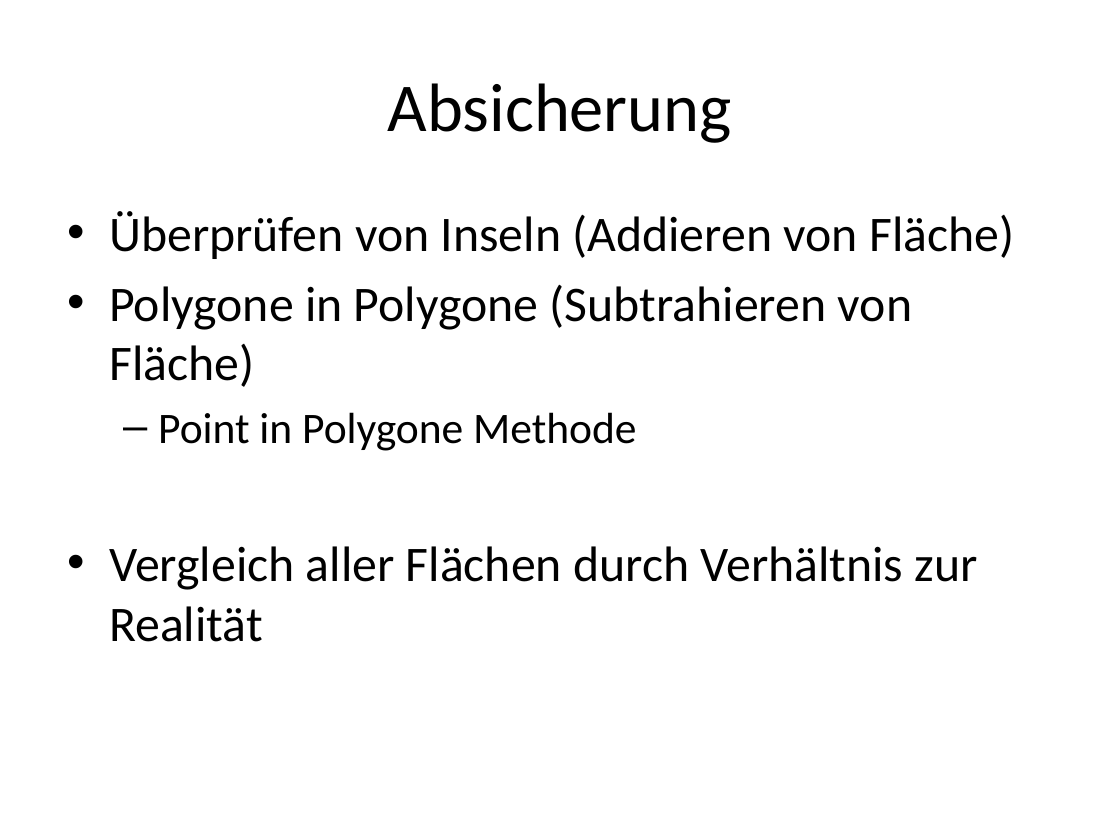
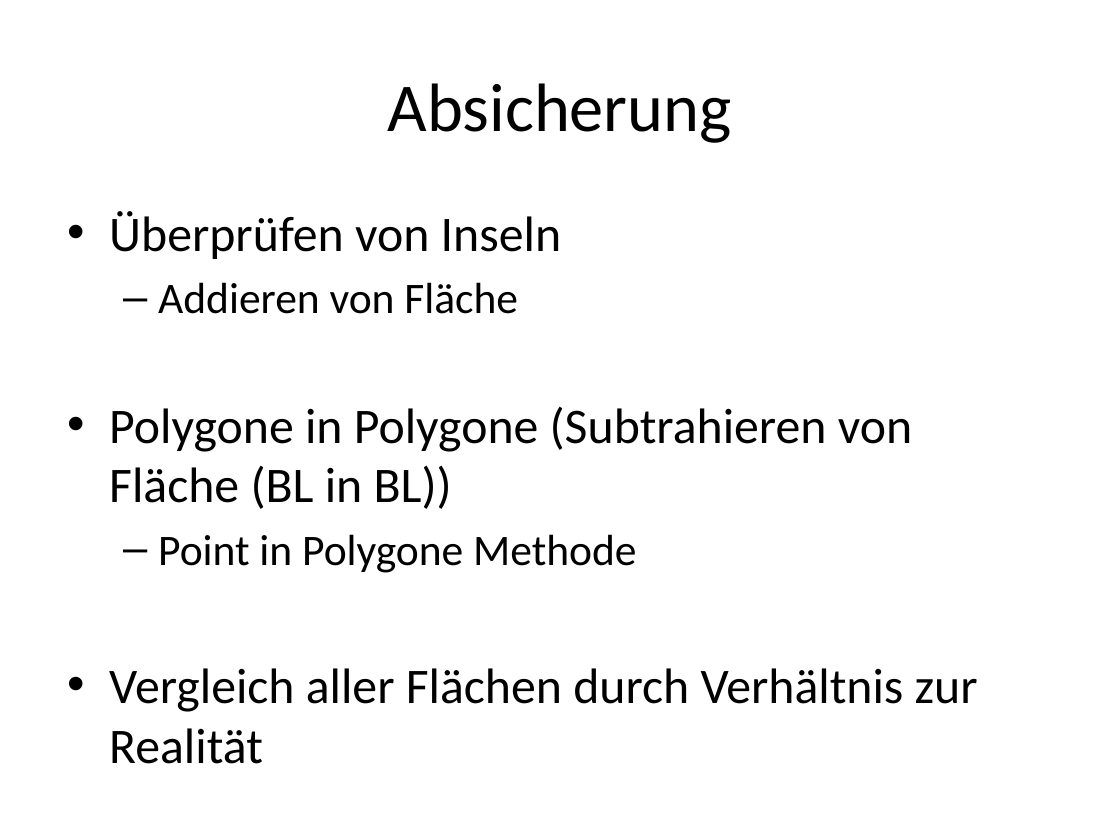
Before and after one commit to fisi5d/ComputationalGeometry, a slide deck: slide 3 of Aufgabe2/Präsentation-Aufgabe2.pptx (slide 5 before the commit). Drawn at 1120x840 pixels with LibreOffice and Linux fonts; fonts in the diff are those of the drawing; background and template pictures are left out. Boxes give left, top, right and bottom in pixels: in the first picture for what was removed or moved away, otherwise in the second. Text is boxed around its words. In the diff, an @@ line names an element or a change of style, - is before the commit and + after.

Commit message:
Some presentation updates

```diff
--- a/Aufgabe2/Präsentation-Aufgabe2.pptx
+++ b/Aufgabe2/Präsentation-Aufgabe2.pptx
@@ text at [109,211,912,509]: text changed @@
-• Überprüfen von Inseln (Addieren von Fläche)
-• Polygone in Polygone (Subtrahieren von Fläche)
+• Überprüfen von Inseln
+  – Addieren von Fläche
+• Polygone in Polygone (Subtrahieren von Fläche (BL in BL))
```
Also in this commit, not shown: 1 other slide changed, 1 slide removed.
